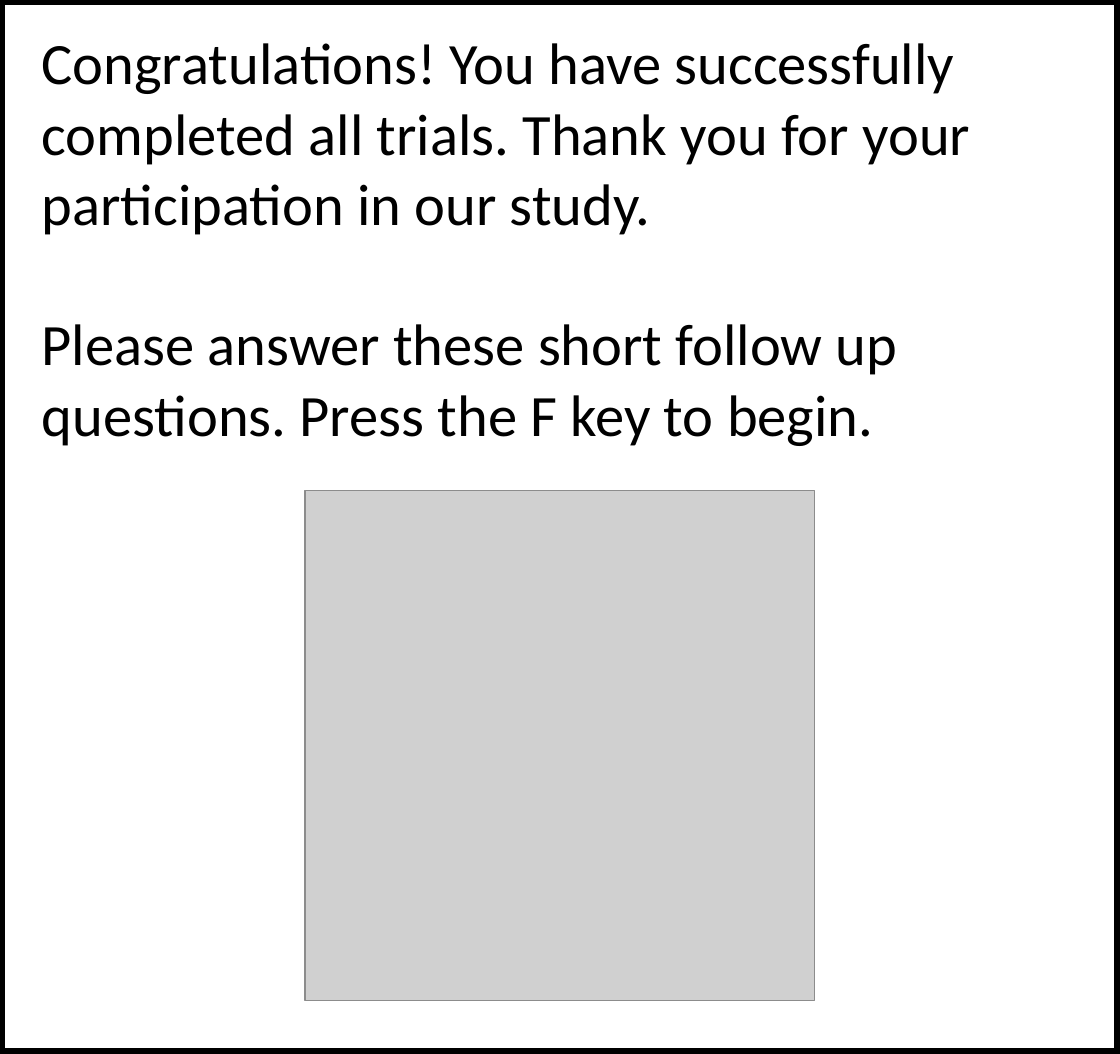
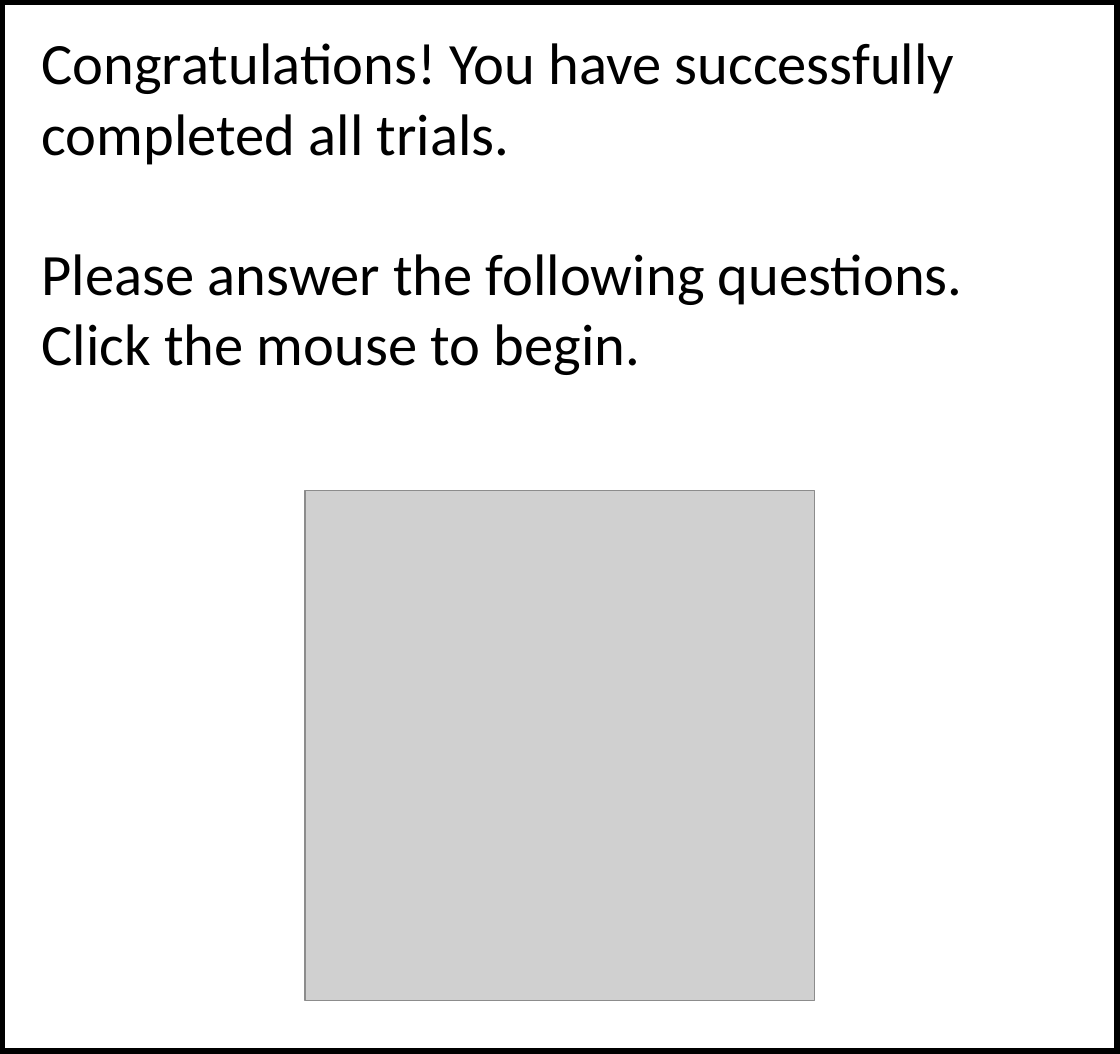
Before and after one commit to The-Lammert-Lab/tinnitus-reconstruction, a slide deck: slide 1 of code/experiment/fixationscreen/ppts/FollowUp_v2/FollowUp_intro.pptx. Drawn at 1120x1054 pixels with LibreOffice and Linux fonts; fonts in the diff are those of the drawing; grey boxes stand for pictures. Boxes give left, top, right and bottom in pixels: in the first picture for what was removed or moved away, otherwise in the second. Text is boxed around its words. In the diff, an @@ line names an element or a change of style, - is before the commit and + after.

Commit message:
Update fixation screens, add their ppt files, touch up experimenter instructions, set follow up start to onclick.

```diff
--- a/code/experiment/fixationscreen/ppts/FollowUp_v2/FollowUp_intro.pptx
+++ b/code/experiment/fixationscreen/ppts/FollowUp_v2/FollowUp_intro.pptx
@@ text at bbox=[42, 43, 963, 375]: text changed @@
-Congratulations! You have successfully completed all trials. Thank you for your participation in our study.
-Please answer these short follow up questions. Press the F key to begin.
+Congratulations! You have successfully completed all trials.
+Please answer the following questions. Click the mouse to begin.
```
Also in this commit, not shown: 20 other files.
